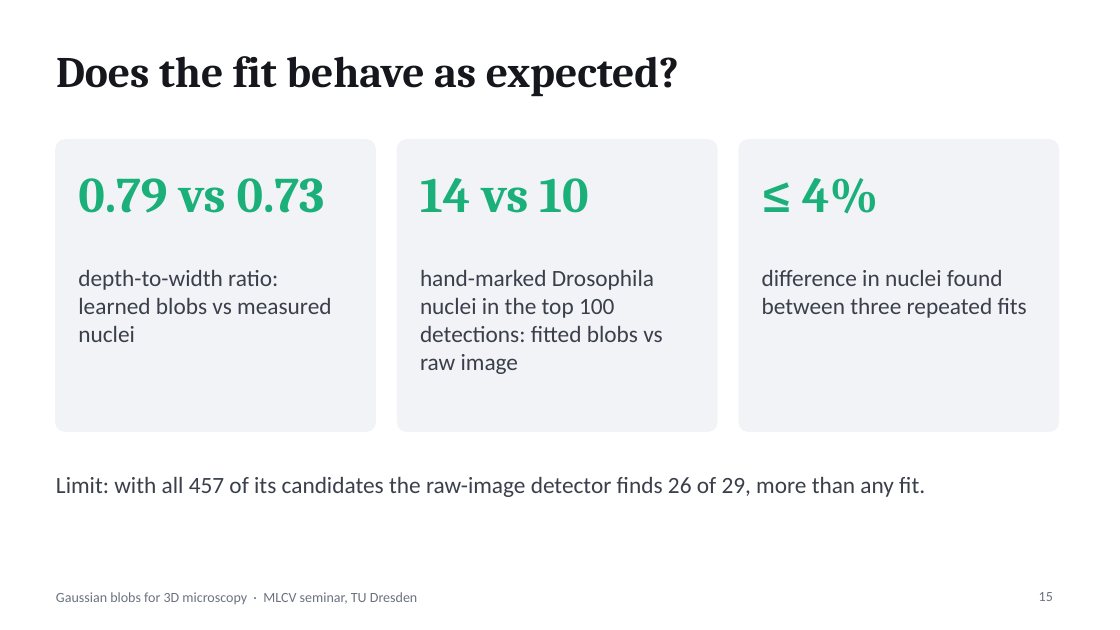
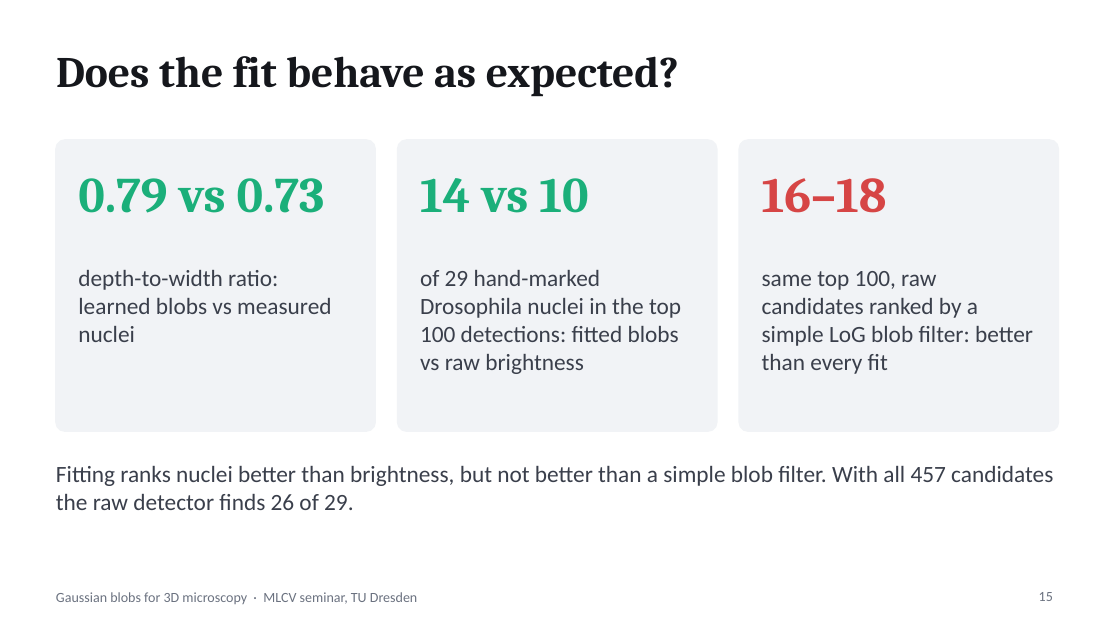
Before and after one commit to asadrizvi64/DeepLearning-Seminar-TeamProject, a slide deck: slide 15 of Gaussian_Blobs_Microscopy_v3.pptx. Drawn at 1120x630 pixels with LibreOffice and Linux fonts; fonts in the diff are those of the drawing. Boxes give left, top, right and bottom in pixels: in the first picture for what was removed or moved away, otherwise in the second. Text is boxed around its words. In the diff, an @@ line names an element or a change of style, - is before the commit and + after.

```diff
--- a/Gaussian_Blobs_Microscopy_v3.pptx
+++ b/Gaussian_Blobs_Microscopy_v3.pptx
@@ text at (762, 178, 887, 213): text changed; text colour #1BAF7A to #D64545 @@
-≤ 4%
+16–18
@@ text at (420, 270, 681, 374): text changed @@
-hand-marked Drosophila nuclei in the top 100 detections: fitted blobs vs raw image
+of 29 hand-marked Drosophila nuclei in the top 100 detections: fitted blobs vs raw brightness
@@ text at (762, 271, 1033, 374): text changed @@
-difference in nuclei found between three repeated fits
+same top 100, raw candidates ranked by a simple LoG blob filter: better than every fit
@@ text at (56, 466, 1053, 510): text changed @@
-Limit: with all 457 of its candidates the raw-image detector finds 26 of 29, more than any fit.
+Fitting ranks nuclei better than brightness, but not better than a simple blob filter. With all 457 candidates the raw detector finds 26 of 29.
```
Also in this commit, not shown: 7 other slides changed, 8 other files.
